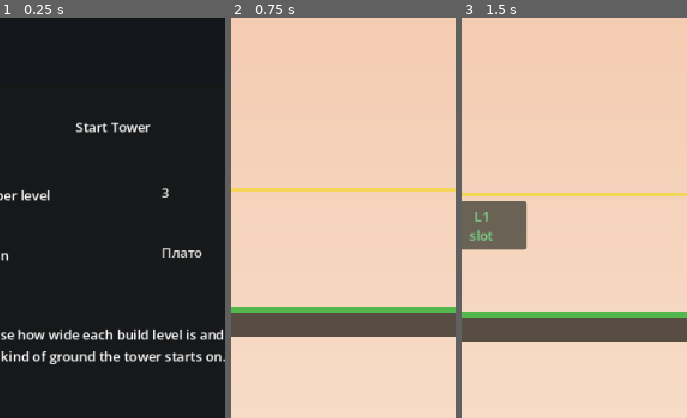
Above: before the commit, frames 1-3 (left to right).
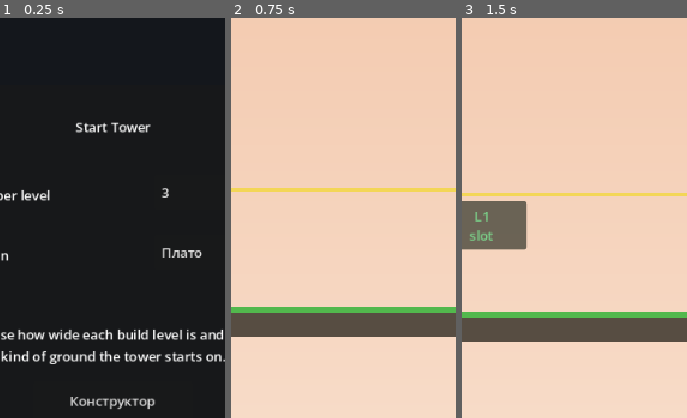
Above: after the commit, the same moments.

Repository: JUSTConnect/artbuild
Game: Godot game, scene res://scenes/main.tscn
The game is run twice, just before and just after one commit, with the same random seed, the same clock (stepped at 60 frames per second) and the same inputs.
Inputs:
- Up to frame 1 (0.25 s): no input
- Up to frame 2 (0.75 s): click "Start Building" at 0.5 s
- Up to frame 3 (1.5 s): click "H Жилище 3x2 T shape" at 1.25 s
The pictures show only the part of the screen within x 25-75%, y 16-66%; the shares and areas given below are measured in that part.

The runs differ from the first frame. In frame 1, 0.6% of the frame differs, in the area x 31-70%, y 94-98%; in frame 2, nothing differs; in frame 3, nothing differs.

Commit message:
Register house constructor autoloads

Diff:
--- a/project.godot
+++ b/project.godot
@@ -21,6 +21,8 @@
 SupportRules="*res://scripts/support_rules.gd"
 ViewportFit="*res://scripts/viewport_fit.gd"
 MenuFit="*res://scripts/menu_fit.gd"
+HouseGenerator="*res://scripts/house_generator.gd"
+HouseConstructorUI="*res://scripts/house_constructor_ui.gd"
 
 [display]
 
